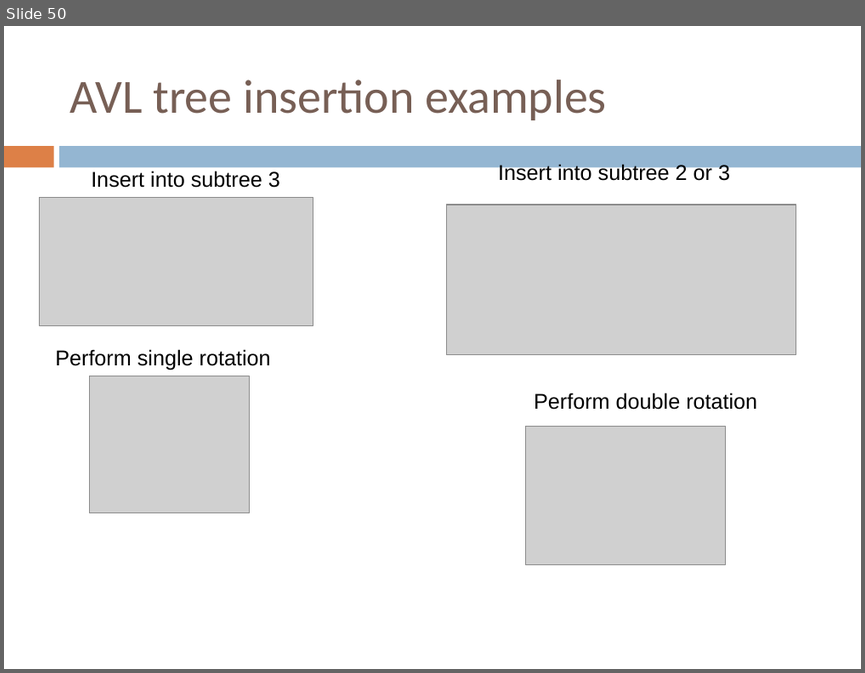
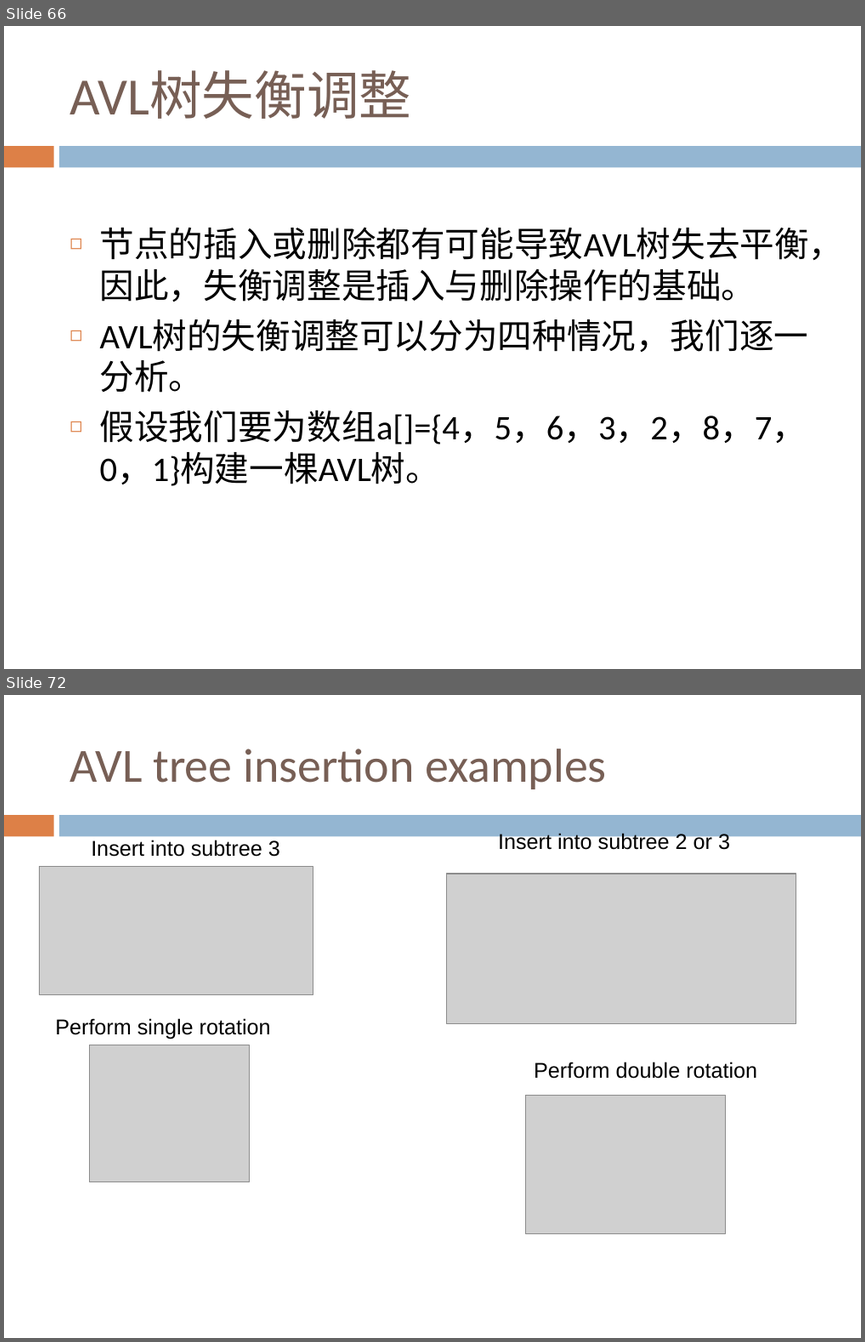
Before and after one commit to sundyCoder/CSK, a slide deck: 3@CSDS/PPT/4@tree.pptx. Shown one above the other, each under a label of ours: slide 50 before the commit, slides 66 and 72 after it; the slides between them are not shown. The pictures are 865x673 and 865x1342 pixels, drawn with LibreOffice and Linux fonts; fonts in the diff are those of the drawing; grey boxes stand for pictures. Boxes give left, top, right and bottom in pixels: in the first picture for what was removed or moved away, otherwise in the second. Text is boxed around its words. In the diff, an @@ line names an element or a change of style, - is before the commit and + after.

```diff
--- a/3@CSDS/PPT/4@tree.pptx
+++ b/3@CSDS/PPT/4@tree.pptx
@@ slide 66 added at <box>4,26,861,669</box>, background #FFFFFF; not listed: 2 template elements that a slide beside it also shows @@
@@ title added at <box>69,71,411,119</box>, 44 pt, text #775F55 @@
+AVL树失衡调整
@@ text added at <box>100,227,844,486</box>, 29 pt, text #000000 @@
+◻ 节点的插入或删除都有可能导致AVL树失去平衡，因此，失衡调整是插入与删除操作的基础。
+◻ AVL树的失衡调整可以分为四种情况，我们逐一分析。
+◻ 假设我们要为数组a[]={4，5，6，3，2，8，7，0，1}构建一棵AVL树。
@@ what was slide 50 is now slide 72 @@
```
Also in this commit, not shown: 7 slides changed, 26 other slides added, 9 other files.
